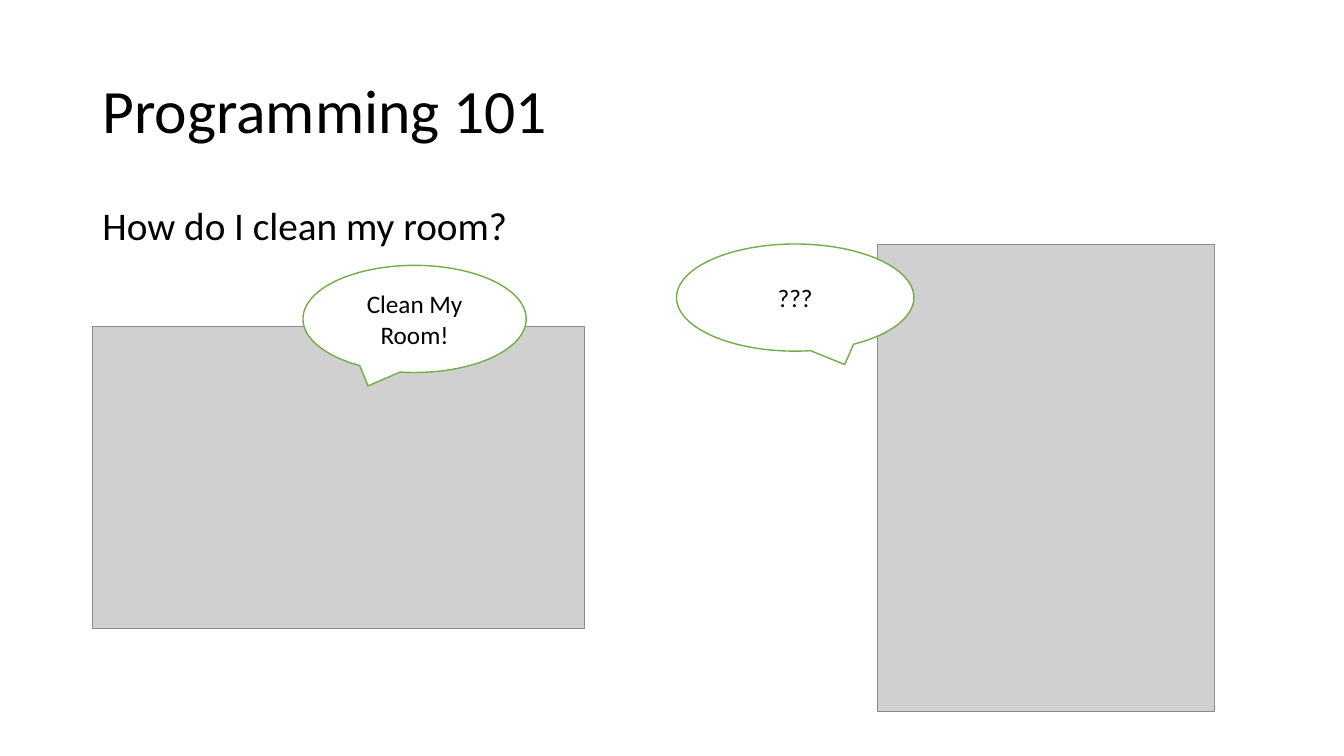
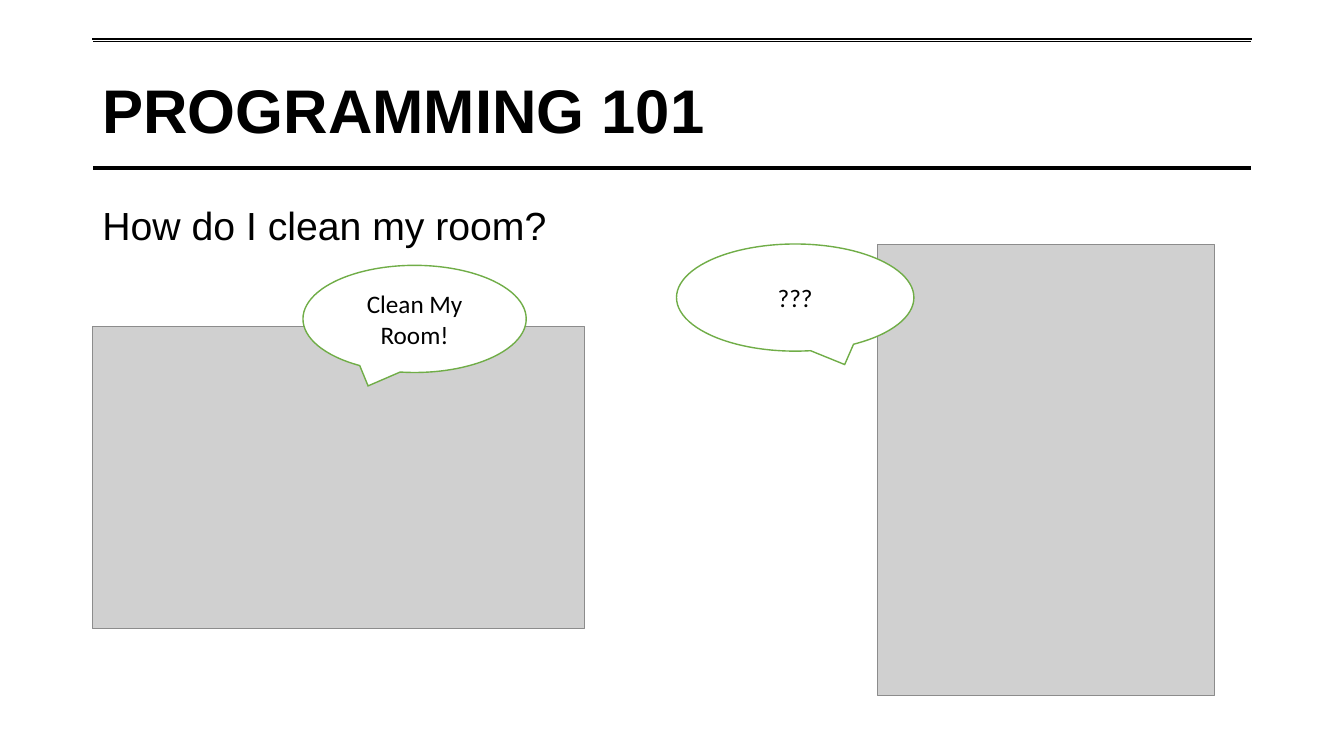
Before and after one commit to lipsitzm/PFNP, a slide deck: slide 10 of PFNP Single Day.pptx (slide 9 before the commit). Drawn at 1344x756 pixels with LibreOffice and Linux fonts; fonts in the diff are those of the drawing; grey boxes stand for pictures; background and template pictures are left out. Boxes give left, top, right and bottom in pixels: in the first picture for what was removed or moved away, otherwise in the second. Text is boxed around its words. In the diff, an @@ line names an element or a change of style, - is before the commit and + after.

```diff
--- a/PFNP Single Day.pptx
+++ b/PFNP Single Day.pptx
@@ title "PROGRAMMING 101": place and size @@
-title "PROGRAMMING 101" at bbox=[102, 90, 548, 144]
+title "PROGRAMMING 101" at bbox=[93, 40, 1252, 187]
@@ title "PROGRAMMING 101" at bbox=[93, 40, 1252, 187]: outline none to #FFFFFF 0.75 pt @@
@@ line added from (93, 40) to (1252, 40), #000000 3 pt @@
@@ title at bbox=[102, 90, 705, 134]: text changed; font Calibri to Arial; bold on @@
-Programming 101
+PROGRAMMING 101
@@ line added from (93, 168) to (1252, 168), #000000 3 pt @@
@@ text "How do I clean my ..." at bbox=[102, 211, 546, 248]: font Calibri to Arial @@
@@ picture: place and size @@
-picture at bbox=[878, 244, 1215, 712]
+picture at bbox=[878, 244, 1215, 696]
```
Also in this commit, not shown: 112 other slides changed, 11 slides added.
